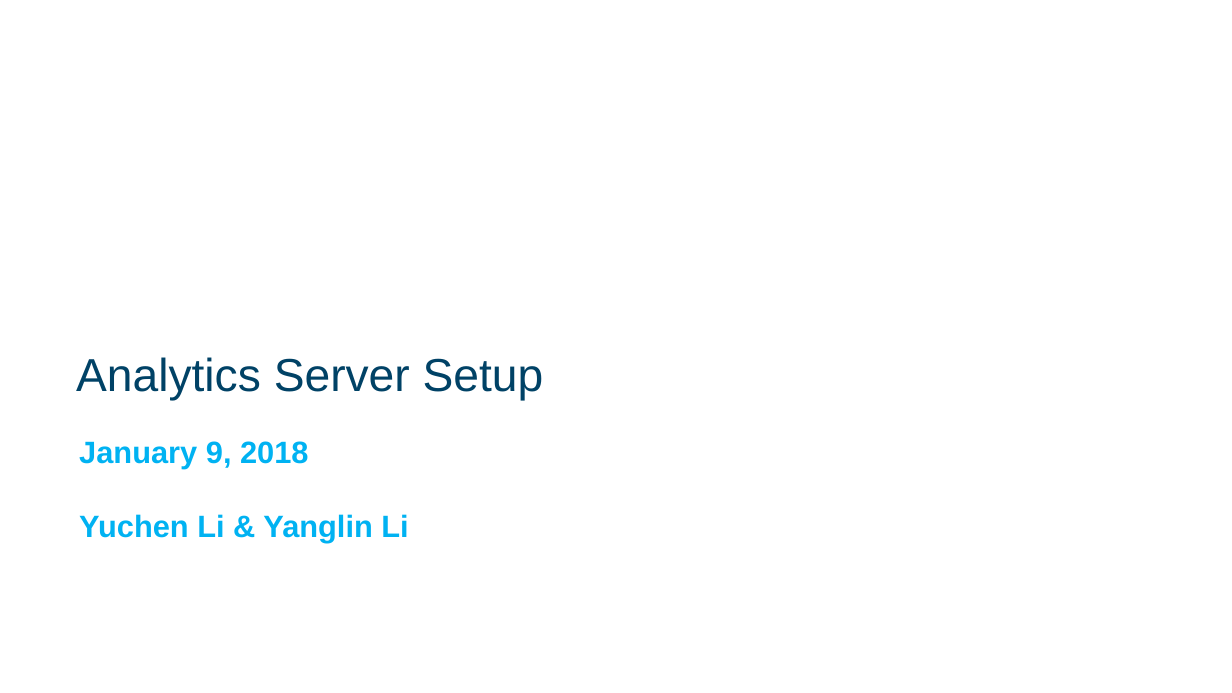
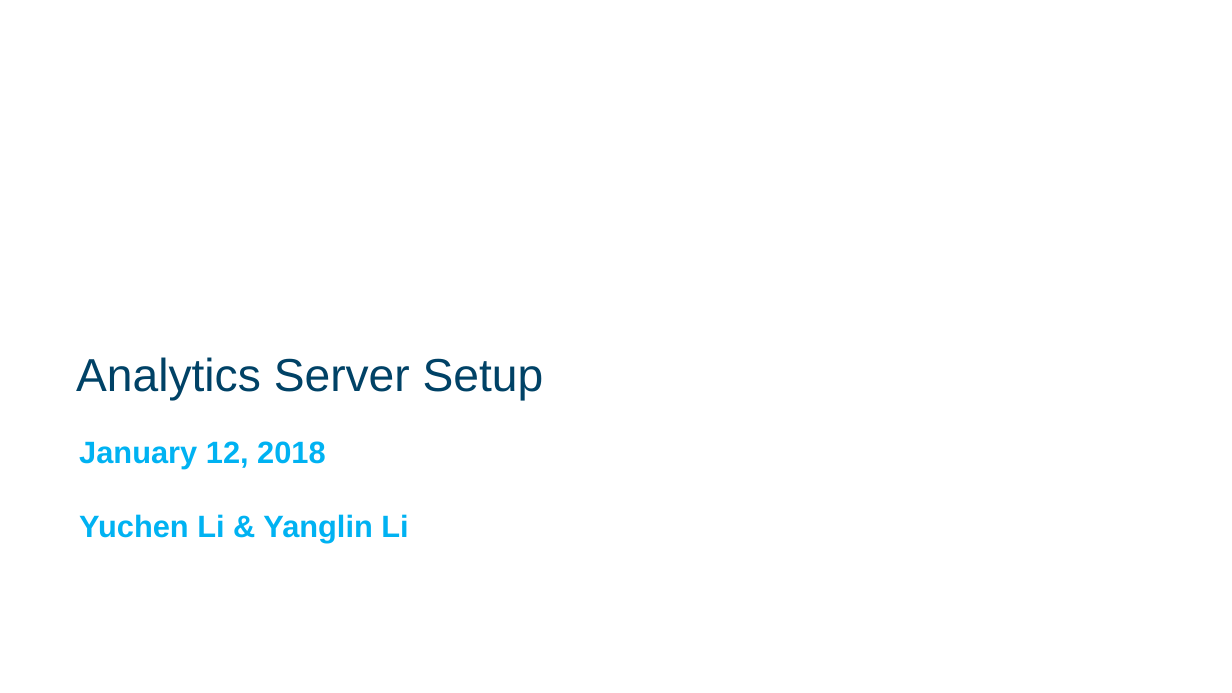
Before and after one commit to ralf0615/Analytics_project_backlog, a slide deck: slide 1 of Analytics_server_setup_v1.pptx. Drawn at 1232x693 pixels with LibreOffice and Linux fonts; fonts in the diff are those of the drawing; background and template pictures are left out. Boxes give left, top, right and bottom in pixels: in the first picture for what was removed or moved away, otherwise in the second. Text is boxed around its words. In the diff, an @@ line names an element or a change of style, - is before the commit and + after.

```diff
--- a/Analytics_server_setup_v1.pptx
+++ b/Analytics_server_setup_v1.pptx
@@ subtitle at bbox=[79, 441, 326, 469]: text changed @@
-January 9, 2018
+January 12, 2018
```
Also in this commit, not shown: 3 other slides changed, 3 slides added, 3 other files.
